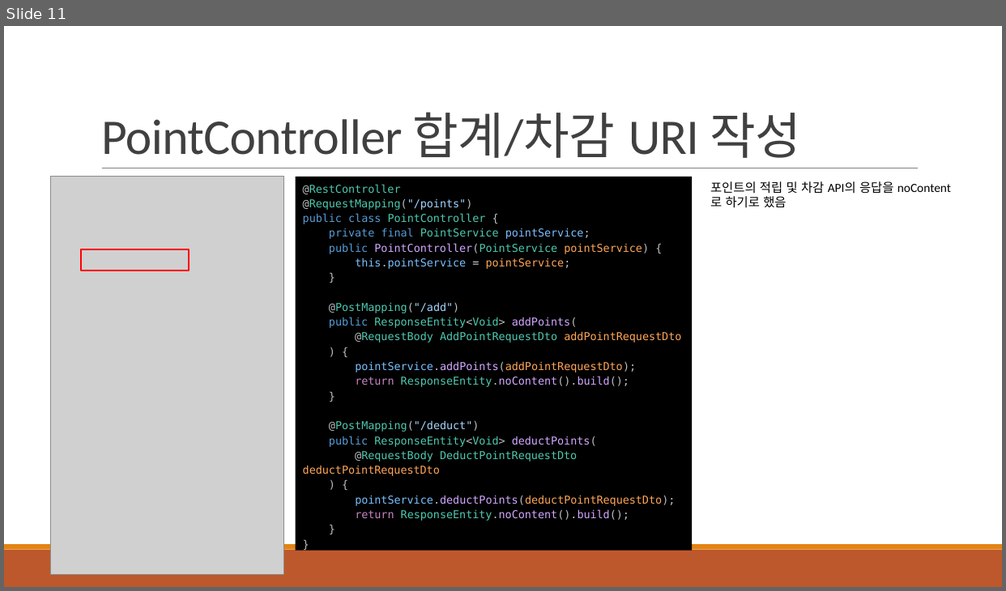
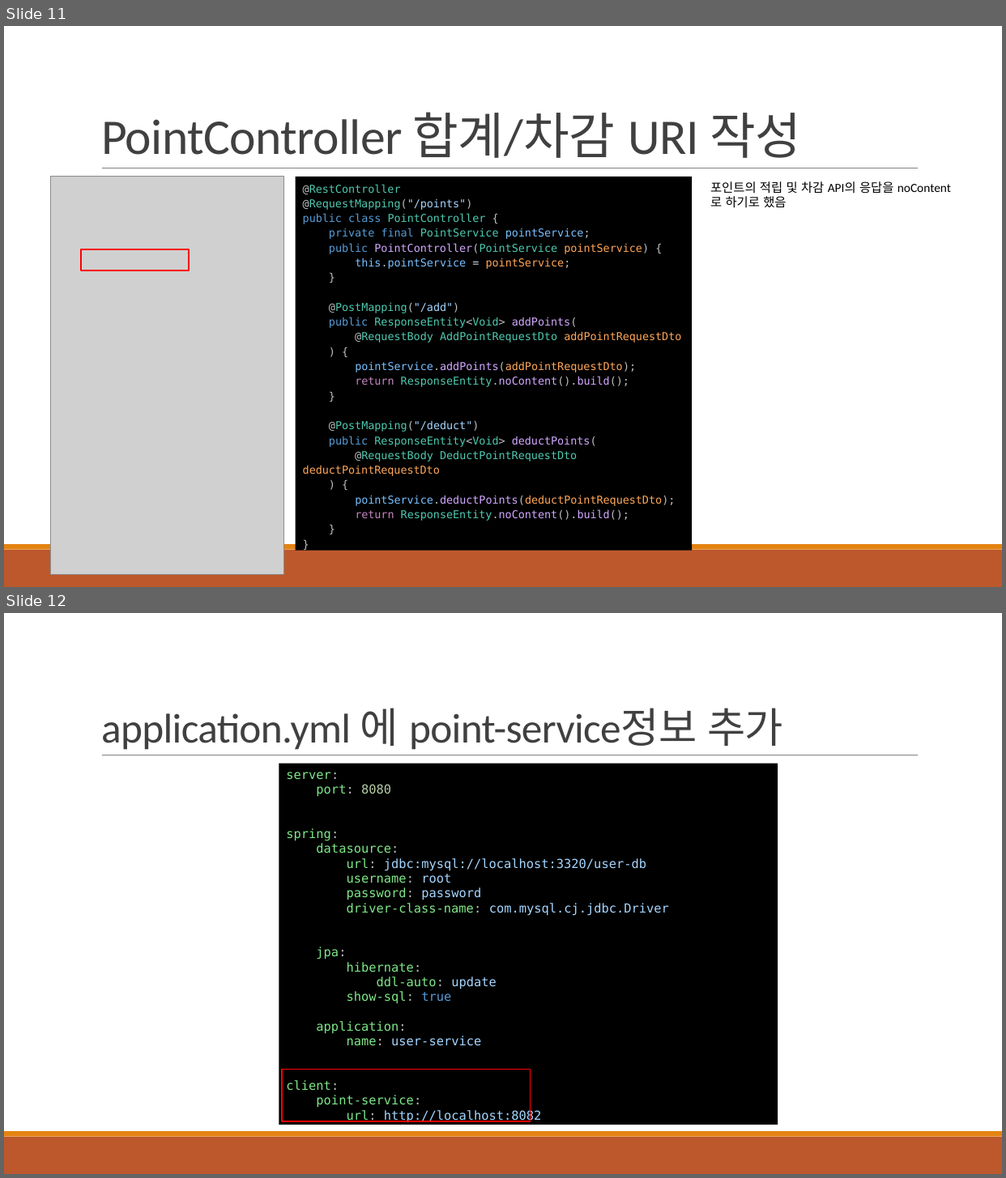
Before and after one commit to khb3025/study-msa, a slide deck: msa-ppt/3. 데이터 쓰기 API 구현.pptx. Shown one above the other, each under a label of ours: slide 11 before the commit, slides 11 and 12 after it. The pictures are 1006x591 and 1006x1178 pixels, drawn with LibreOffice and Linux fonts; fonts in the diff are those of the drawing; grey boxes stand for pictures. Boxes give left, top, right and bottom in pixels: in the first picture for what was removed or moved away, otherwise in the second. Text is boxed around its words. In the diff, an @@ line names an element or a change of style, - is before the commit and + after.

```diff
--- a/msa-ppt/3. 데이터 쓰기 API 구현.pptx
+++ b/msa-ppt/3. 데이터 쓰기 API 구현.pptx
@@ slide 12 added at [4,613,1002,1174], background #FFFFFF; not listed: 3 template elements that a slide beside it also shows @@
@@ title added at [101,708,783,750], 40 pt, text #404040 @@
+application.yml 에 point-service정보 추가
@@ rectangle added at [279,764,778,1125], fill #000000, 12 pt, text #7EE787 @@
+server:
+port: 8080
+spring:
+datasource:
+url: jdbc:mysql://localhost:3320/user-db
+username: root
+password: password
+driver-class-name: com.mysql.cj.jdbc.Driver
+jpa:
+hibernate:
+ddl-auto: update
+show-sql: true
+application:
+name: user-service
+client:
+point-service:
+url: http://localhost:8082
@@ rectangle added at [282,1070,530,1122], outline #FF0000 1.25 pt @@
```
Also in this commit, not shown: 4 other slides added, 3 other files.
